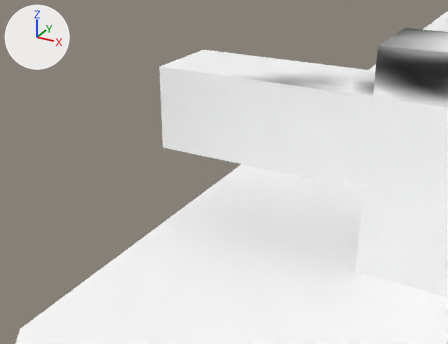
The OBJ model models/ship/ship.obj: old version first, new version second.
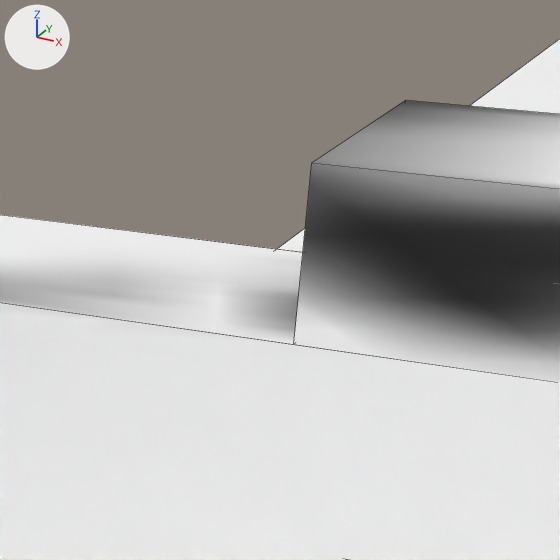
Each version is shown from a 50 mm lens placed at (-0.191, -1.662, 1.252), pointed at (-0.705, -0.728, 0.785), then close up on the part from 65% to 100% of the width and 0% to 46% of the height. Lighting does not change. The marker at upper left points along +X, +Y and +Z. The close-ups show mesh edges as thin lines. Where no turn or scale is listed for an object, it has been applied to the vertices.

Objects in the first close-up: 'Ship_Plane'.
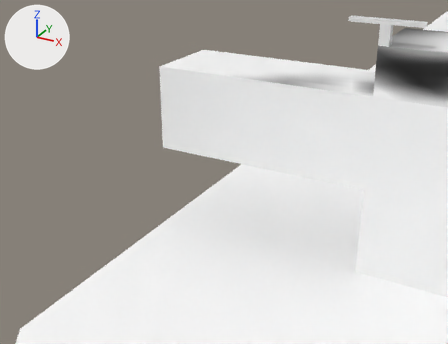
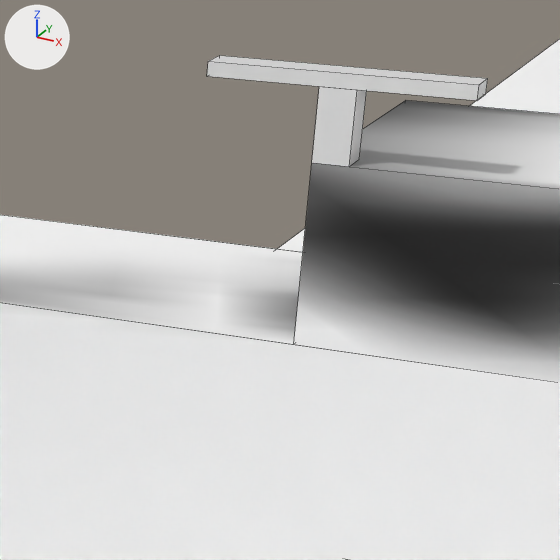
Commit message: radar detail on ship

Location of each change, (x1, y1, x2, y2) in pixels of the close-ups (560 x 560 px):
'radar', added: after (207, 56, 488, 100)
'radar_stand', added: after (312, 86, 367, 167)

Edits to the bpy script that builds the scene:
```text
Add mat_none:
    mat_none = principled_material('None')
    mat_none.base_color = (0.8, 0.8, 0.8)  # white #e7e7e7
    mat_none.roughness = 0.293
Add me_radar_stand:
    me_radar_stand.from_pydata(...)  # a box spanning x -0.5..-0.48, y -0.5..-0.48, z 1.0..1.04
    me_radar_stand.materials.append(mat_none)  # white #e7e7e7
Add me_radar:
    me_radar.from_pydata(...)  # a box spanning x -0.561..-0.419, y -0.5..-0.48, z 1.04..1.048
    me_radar.materials.append(mat_none)  # white #e7e7e7
Add ob_radar_stand:
    ob_radar_stand = bpy.data.objects.new('radar_stand', me_radar_stand)
    ob_radar_stand.location = (0.0, 0.0, 0.0)
Add ob_radar:
    ob_radar = bpy.data.objects.new('radar', me_radar)
    ob_radar.location = (0.0, 0.0, 0.0)
```
